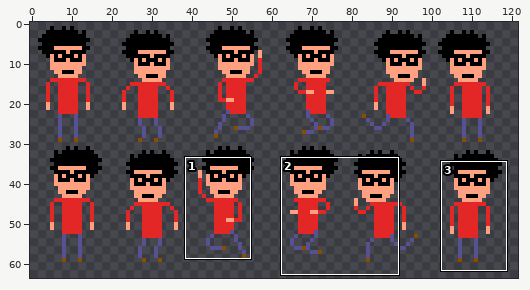
A sprite sheet gets an edit: game/new/playersprite.png. Above, an overview of the earlier version with the close-up marked.
Close-up. Earlier state:
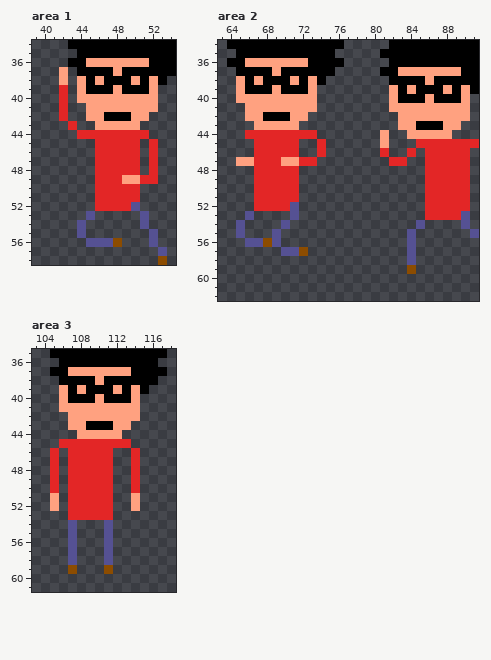
The file is 180x120 pixels. Shown: area 1: x 39..54, y 34..58; area 2: x 63..91, y 34..62; area 3: x 103..118, y 35..61. The wide view leaves out empty margins. The commit also changed other parts of the picture, which this record leaves out.
New version:
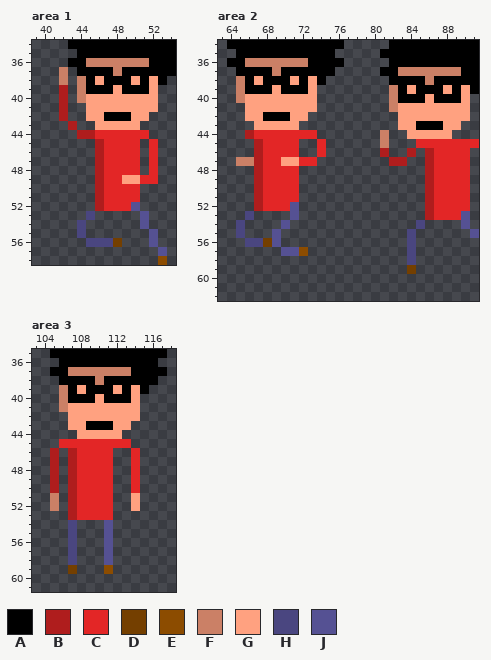
Palette (. is transparent): A #000000  B #af1d1d  C #e32626  D #743f00  E #8c4c00  F #cb8066  G #ffa180  H #4a4680  J #555193
The edit:
Changed rows in their new state; - is an unchanged pixel.
Area 1:
first column x 42:
36 ---FFFFFFF
37 F-----F---
38 F-F-------
39 B-F-------
40 B-F-------
41 B---------
42 B---------
43 -B--------
44 --BB------
45 ----B-----
46 ----B-----
47 ----B-----
48 ----B-----
49 ----B-----
50 ----B-----
51 ----B-----
52 ----B-----
53 ---H------
54 --H-------
55 --H-------
56 ---HHHD---
Area 2:
first column x 65:
36 -FFFFFFF-----------------
37 ----F-------------FFFFFFF
38 F--------------------F---
39 F----------------F-------
40 F----------------F-------
41 -----------------F-------
44 -B--------------F--------
45 --B-------------F--------
46 --B-------------B--B-B---
47 FFB--------------BB--B---
48 --B------------------B---
49 --B------------------B---
50 --B------------------B---
51 --B------------------B---
52 --B------------------B---
53 -H-------------------B---
54 H-------------------H----
55 H------------------H-----
56 -HHD---------------H-----
57 -------------------H-----
58 -------------------H-----
59 -------------------D-----
Area 3:
first column x 106:
37 -FFFFFFF
38 ----F---
39 F-------
40 F-------
41 F-------
first column x 105:
46 B-B
47 B-B
48 B-B
49 B-B
50 B-B
51 F-B
52 F-B
53 --B
54 --H
55 --H
56 --H
57 --H
58 --H
59 --D
Pixel boxes of the changes (left, top, right, bottom) in both close-ups:
changed: (59, 58, 149, 247)
changed: (236, 58, 308, 247)
changed: (380, 67, 461, 274)
changed: (50, 367, 131, 574)
